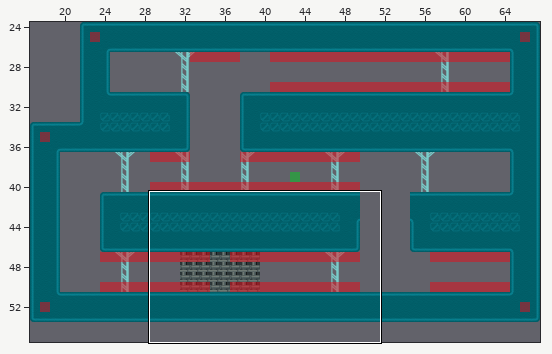
One commit to this Tiled map (JSON): assets/jsons/levels/level10.json. The picture above shows the old version from afar; the outline marks the close-up.
Close-up. Before the edit:
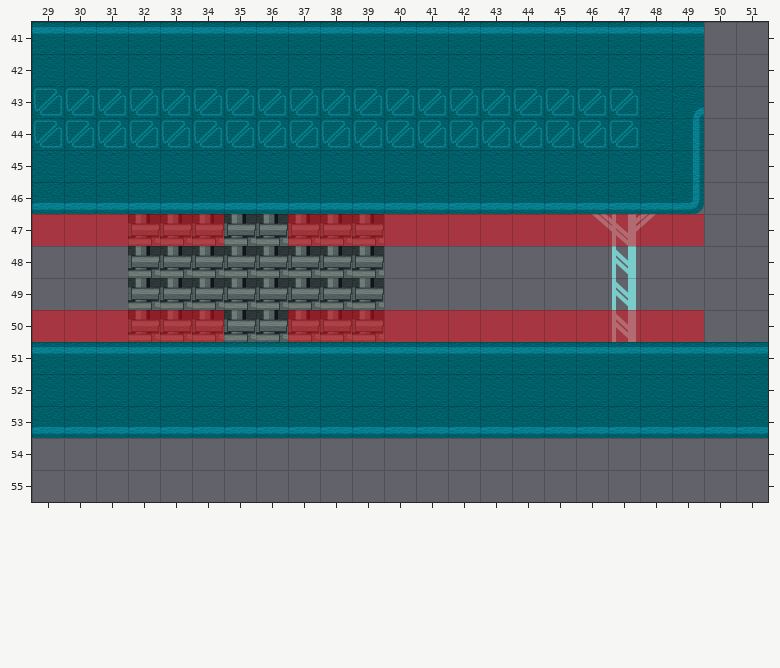
Cells are 64x64 px. Shown: x 29..51, y 41..55. Not drawn, because the pictures are missing: unchanged layer "Terrain".
The same view after the edit:
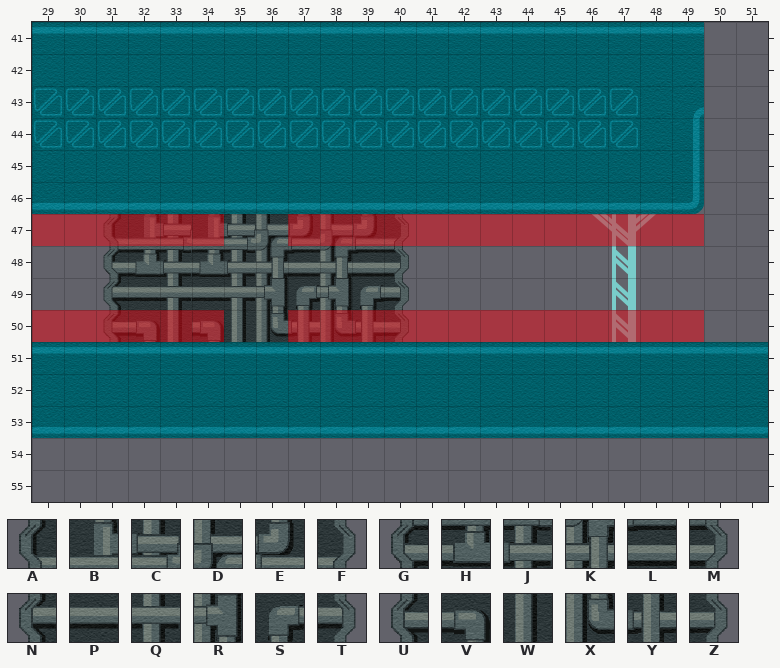
Key: from "reactor": A 6 "reactor", B 7 "reactor", C 8 "reactor", D 9 "reactor", E 10 "reactor", F 11 "reactor", G 12 "reactor", H 13 "reactor", J 14 "reactor", K 15 "reactor", L 16 "reactor", M 17 "reactor", N 18 "reactor", P 19 "reactor", Q 20 "reactor", R 21 "reactor", S 22 "reactor", T 23 "reactor", U 24 "reactor", V 25 "reactor", W 26 "reactor", X 27 "reactor", Y 28 "reactor", Z 29 "reactor".
_ is an empty cell.
From the commit log: fixing reactor tileset use in levels
Changes in this commit:
{"where": "layer \"Background\""}
{"y":47,"x":31,"old":"_C","new":"AB"}
{"y":47,"x":34,"old":"C","new":"B"}
{"y":47,"x":36,"old":"CCCC_","new":"DEDEF"}
{"y":48,"x":31,"old":"_CCCCCCCC_","new":"GHJHJKLKLM"}
{"y":49,"x":31,"old":"_CCCCCCCC_","new":"NPQPQRSRST"}
{"y":50,"x":31,"old":"_CCCCCCCC_","new":"UVWVWXYXYZ"}
{"label":"changed","picture_box":[103,214,409,342]}
